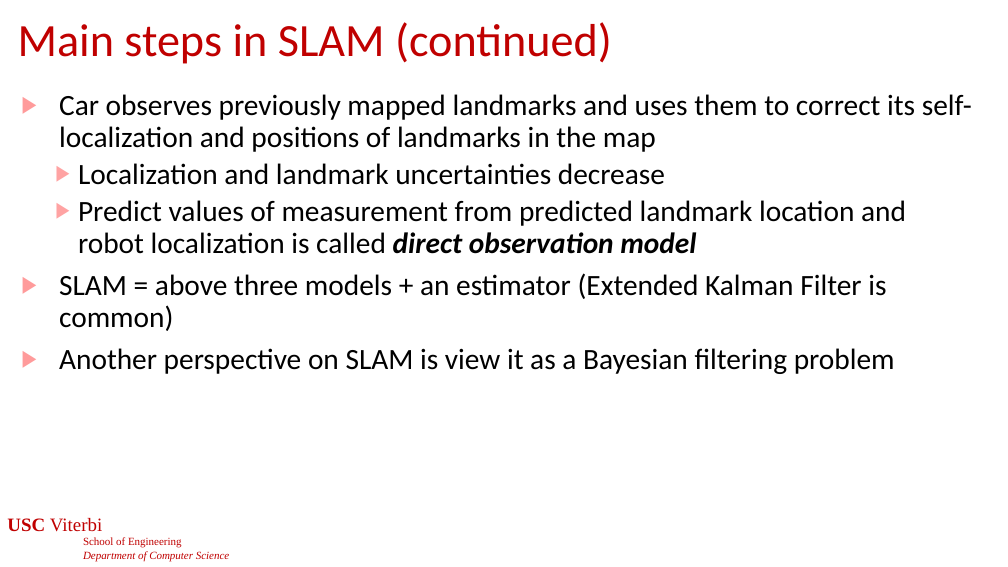
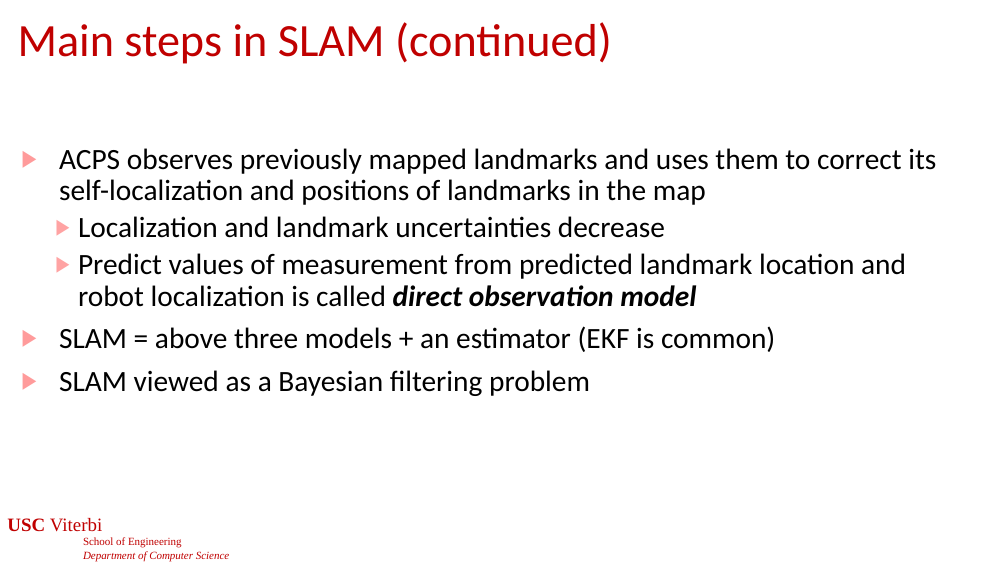
Before and after one commit to jdeshmukh/jdeshmukh.github.io, a slide deck: slide 24 of teaching/cs513slides/lecture11-SensingPerception.pptx (slide 59 before the commit). Drawn at 1008x567 pixels with LibreOffice and Linux fonts; fonts in the diff are those of the drawing; background and template pictures are left out. Boxes give left, top, right and bottom in pixels: in the first picture for what was removed or moved away, otherwise in the second. Text is boxed around its words. In the diff, an @@ line names an element or a change of style, - is before the commit and + after.

```diff
--- a/teaching/cs513slides/lecture11-SensingPerception.pptx
+++ b/teaching/cs513slides/lecture11-SensingPerception.pptx
@@ text "ACPS observes previously mapped landmarks ...": place and size @@
-text "ACPS observes previously mapped landmarks ..." at bbox=[59, 94, 972, 374]
+text "ACPS observes previously mapped landmarks ..." at bbox=[59, 148, 936, 396]
@@ text at bbox=[59, 148, 936, 205]: text changed @@
-▶ Car observes previously mapped landmarks and uses them to correct its self-localization and positions of landmarks in the map
+▶ ACPS observes previously mapped landmarks and uses them to correct its self-localization and positions of landmarks in the map
@@ text at bbox=[59, 326, 775, 396]: text changed @@
-▶ SLAM = above three models + an estimator (Extended Kalman Filter is common)
-▶ Another perspective on SLAM is view it as a Bayesian filtering problem
+▶ SLAM = above three models + an estimator (EKF is common)
+▶ SLAM viewed as a Bayesian filtering problem
```
Also in this commit, not shown: 10 other slides changed, 36 slides removed, 3 other files.
